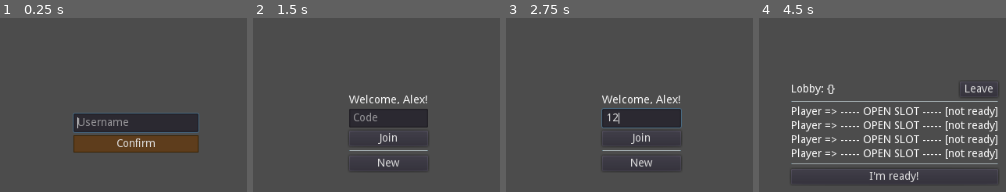
Above: before the commit, frames 1-4 (left to right).
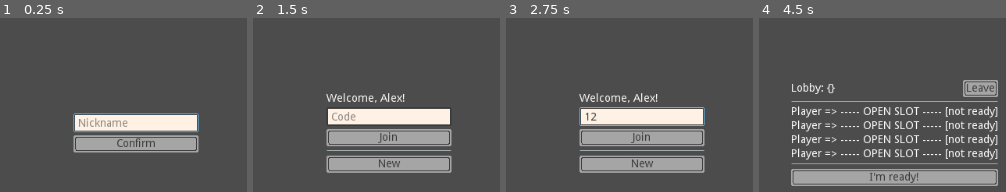
Above: after the commit, the same moments.

Repository: brunopagno/cards_in_rust
Game: Godot game, scene res://Start/Start.tscn
Same seed, same stepped clock (60 frames per second), same inputs: the game is played once before the commit and once after it.
Inputs (mouse positions are in pixels of both pictures, inside the frame that each line leads up to):
- Up to frame 1 (0.25 s): no input
- Up to frame 2 (1.5 s): click (388, 122) at 0.52 s; type "Alex" at 0.6 s; click "Confirm" at 1.25 s
- Up to frame 3 (2.75 s): click (641, 118) at 2.02 s; type "12" at 2.1 s
- Up to frame 4 (4.5 s): click "Join" at 2.75 s; click "Leave" at 3.5 s; click "New" at 4.25 s

The runs differ from the first frame. In frame 1, 11% of the frame differs, in the area x 29-81%, y 54-78%; in frame 2, 16%; in frame 3, 17%, in the area x 29-81%, y 43-90%; in frame 4, 9.7%.

Commit message:
themes + UI + stuff

Diff:
--- a/appclient/Lobby/Lobby.tscn
+++ b/appclient/Lobby/Lobby.tscn
@@ -1,6 +1,7 @@
-[gd_scene load_steps=2 format=2]
+[gd_scene load_steps=3 format=2]
 
 [ext_resource path="res://Lobby/Lobby.gd" type="Script" id=1]
+[ext_resource path="res://cards_theme.tres" type="Theme" id=2]
 
 [node name="Lobby" type="CenterContainer"]
 anchor_right = 1.0
@@ -9,40 +10,41 @@
 margin_top = 12.0
 margin_right = -12.0
 margin_bottom = -12.0
+theme = ExtResource( 2 )
 script = ExtResource( 1 )
 
 [node name="VBoxContainer" type="VBoxContainer" parent="."]
 margin_left = 367.0
-margin_top = 222.0
+margin_top = 220.0
 margin_right = 632.0
-margin_bottom = 354.0
+margin_bottom = 356.0
 
 [node name="TopVBox" type="HBoxContainer" parent="VBoxContainer"]
 margin_right = 265.0
-margin_bottom = 20.0
+margin_bottom = 22.0
 
 [node name="LobbyLabel" type="Label" parent="VBoxContainer/TopVBox"]
-margin_top = 3.0
-margin_right = 212.0
-margin_bottom = 17.0
+margin_top = 4.0
+margin_right = 216.0
+margin_bottom = 18.0
 size_flags_horizontal = 3
 text = "Lobby: {}"
 
 [node name="Leave" type="Button" parent="VBoxContainer/TopVBox"]
-margin_left = 216.0
+margin_left = 220.0
 margin_right = 265.0
-margin_bottom = 20.0
+margin_bottom = 22.0
 text = "Leave"
 
 [node name="HSeparator" type="HSeparator" parent="VBoxContainer"]
-margin_top = 24.0
+margin_top = 26.0
 margin_right = 265.0
-margin_bottom = 28.0
+margin_bottom = 30.0
 
 [node name="HBoxContainer" type="HBoxContainer" parent="VBoxContainer"]
-margin_top = 32.0
+margin_top = 34.0
 margin_right = 265.0
-margin_bottom = 46.0
+margin_bottom = 48.0
 
 [node name="PlayerSlot" type="Label" parent="VBoxContainer/HBoxContainer"]
 margin_right = 193.0
@@ -56,9 +58,9 @@
 text = "[not ready]"
 
 [node name="HBoxContainer2" type="HBoxContainer" parent="VBoxContainer"]
-margin_top = 50.0
+margin_top = 52.0
 margin_right = 265.0
-margin_bottom = 64.0
+margin_bottom = 66.0
 
 [node name="PlayerSlot" type="Label" parent="VBoxContainer/HBoxContainer2"]
 margin_right = 193.0
@@ -72,9 +74,9 @@
 text = "[not ready]"
 
 [node name="HBoxContainer3" type="HBoxContainer" parent="VBoxContainer"]
-margin_top = 68.0
+margin_top = 70.0
 margin_right = 265.0
-margin_bottom = 82.0
+margin_bottom = 84.0
 
 [node name="PlayerSlot" type="Label" parent="VBoxContainer/HBoxContainer3"]
 margin_right = 193.0
@@ -88,9 +90,9 @@
 text = "[not ready]"
 
 [node name="HBoxContainer4" type="HBoxContainer" parent="VBoxContainer"]
-margin_top = 86.0
+margin_top = 88.0
 margin_right = 265.0
-margin_bottom = 100.0
+margin_bottom = 102.0
 
 [node name="PlayerSlot" type="Label" parent="VBoxContainer/HBoxContainer4"]
 margin_right = 193.0
@@ -104,14 +106,14 @@
 text = "[not ready]"
 
 [node name="HSeparator2" type="HSeparator" parent="VBoxContainer"]
-margin_top = 104.0
+margin_top = 106.0
 margin_right = 265.0
-margin_bottom = 108.0
+margin_bottom = 110.0
 
 [node name="ReadyCheck" type="Button" parent="VBoxContainer"]
-margin_top = 112.0
+margin_top = 114.0
 margin_right = 265.0
-margin_bottom = 132.0
+margin_bottom = 136.0
 text = "I'm ready!"
 
 [connection signal="pressed" from="VBoxContainer/TopVBox/Leave" to="." method="_on_Leave_pressed"]
--- a/appclient/MainMenu/MainMenu.tscn
+++ b/appclient/MainMenu/MainMenu.tscn
@@ -1,44 +1,47 @@
-[gd_scene load_steps=2 format=2]
+[gd_scene load_steps=3 format=2]
 
 [ext_resource path="res://MainMenu/MainMenu.gd" type="Script" id=1]
+[ext_resource path="res://cards_theme.tres" type="Theme" id=2]
 
 [node name="MainMenu" type="CenterContainer"]
 anchor_right = 1.0
 anchor_bottom = 1.0
+theme = ExtResource( 2 )
 script = ExtResource( 1 )
 
 [node name="VBoxContainer" type="VBoxContainer" parent="."]
-margin_left = 470.0
-margin_top = 251.0
-margin_right = 553.0
-margin_bottom = 349.0
+margin_left = 432.0
+margin_top = 249.0
+margin_right = 592.0
+margin_bottom = 351.0
+rect_min_size = Vector2( 160, 0 )
 
 [node name="Label" type="Label" parent="VBoxContainer"]
-margin_right = 83.0
+margin_right = 160.0
 margin_bottom = 14.0
 text = "Welcome, {}!"
 
 [node name="LineEdit" type="LineEdit" parent="VBoxContainer"]
 margin_top = 18.0
-margin_right = 83.0
+margin_right = 160.0
 margin_bottom = 42.0
 placeholder_text = "Code"
 
 [node name="Join" type="Button" parent="VBoxContainer"]
 margin_top = 46.0
-margin_right = 83.0
-margin_bottom = 66.0
+margin_right = 160.0
+margin_bottom = 68.0
 text = "Join"
 
 [node name="HSeparator" type="HSeparator" parent="VBoxContainer"]
-margin_top = 70.0
-margin_right = 83.0
-margin_bottom = 74.0
+margin_top = 72.0
+margin_right = 160.0
+margin_bottom = 76.0
 
 [node name="New" type="Button" parent="VBoxContainer"]
-margin_top = 78.0
-margin_right = 83.0
-margin_bottom = 98.0
+margin_top = 80.0
+margin_right = 160.0
+margin_bottom = 102.0
 text = "New"
 
 [connection signal="pressed" from="VBoxContainer/Join" to="." method="_on_Join_pressed"]
--- a/appclient/Start/Start.gd
+++ b/appclient/Start/Start.gd
@@ -9,3 +9,5 @@
 		GameState.player_name = name_input.text
 		print("the game state was set to => ", GameState.player_name)
 		get_tree().change_scene("res://MainMenu/MainMenu.tscn")
+	else:
+		$CenterContainer/HBoxContainer/LineEdit/ErrorLabel.visible = true
--- a/appclient/Start/Start.tscn
+++ b/appclient/Start/Start.tscn
@@ -6,6 +6,8 @@
 [node name="Start" type="Control"]
 anchor_right = 1.0
 anchor_bottom = 1.0
+rect_pivot_offset = Vector2( -373, 428 )
+theme = ExtResource( 2 )
 script = ExtResource( 1 )
 
 [node name="CenterContainer" type="CenterContainer" parent="."]
@@ -17,20 +19,28 @@
 margin_top = 275.0
 margin_right = 592.0
 margin_bottom = 325.0
+rect_min_size = Vector2( 160, 0 )
 
 [node name="LineEdit" type="LineEdit" parent="CenterContainer/HBoxContainer"]
 margin_right = 160.0
 margin_bottom = 24.0
-rect_min_size = Vector2( 160, 0 )
-placeholder_text = "Username"
+placeholder_text = "Nickname"
 caret_blink = true
 caret_blink_speed = 0.5
+
+[node name="ErrorLabel" type="Label" parent="CenterContainer/HBoxContainer/LineEdit"]
+visible = false
+margin_left = 167.0
+margin_top = 5.0
+margin_right = 207.0
+margin_bottom = 19.0
+custom_colors/font_color = Color( 0.917647, 0.537255, 0.537255, 1 )
+text = "please add a non empty name before continuing"
 
 [node name="Button" type="Button" parent="CenterContainer/HBoxContainer"]
 margin_top = 28.0
 margin_right = 160.0
 margin_bottom = 50.0
-theme = ExtResource( 2 )
 text = "Confirm"
 
 [connection signal="pressed" from="CenterContainer/HBoxContainer/Button" to="." method="_on_Confirm_pressed"]
--- a/appclient/cards_theme.tres
+++ b/appclient/cards_theme.tres
@@ -1,25 +1,67 @@
-[gd_resource type="Theme" load_steps=3 format=2]
+[gd_resource type="Theme" load_steps=8 format=2]
 
 [ext_resource path="res://textures.png" type="Texture" id=1]
 
-[sub_resource type="StyleBoxTexture" id=2]
+[sub_resource type="StyleBoxTexture" id=5]
 texture = ExtResource( 1 )
-region_rect = Rect2( 0, 0, 64, 64 )
+region_rect = Rect2( 36, 0, 12, 12 )
 margin_left = 4.0
 margin_right = 4.0
 margin_top = 4.0
 margin_bottom = 4.0
 
+[sub_resource type="StyleBoxTexture" id=3]
+texture = ExtResource( 1 )
+region_rect = Rect2( 12, 0, 12, 12 )
+margin_left = 4.0
+margin_right = 4.0
+margin_top = 4.0
+margin_bottom = 4.0
+
+[sub_resource type="StyleBoxTexture" id=2]
+texture = ExtResource( 1 )
+region_rect = Rect2( 0, 0, 12, 12 )
+margin_left = 4.0
+margin_right = 4.0
+margin_top = 4.0
+margin_bottom = 4.0
+
+[sub_resource type="StyleBoxTexture" id=4]
+texture = ExtResource( 1 )
+region_rect = Rect2( 24, 0, 12, 12 )
+margin_left = 4.0
+margin_right = 4.0
+margin_top = 4.0
+margin_bottom = 4.0
+
+[sub_resource type="StyleBoxTexture" id=6]
+texture = ExtResource( 1 )
+region_rect = Rect2( 36, 0, 12, 12 )
+margin_left = 4.0
+margin_right = 4.0
+margin_top = 4.0
+margin_bottom = 4.0
+
+[sub_resource type="StyleBoxTexture" id=7]
+texture = ExtResource( 1 )
+region_rect = Rect2( 48, 0, 12, 12 )
+margin_left = 6.0
+margin_right = 4.0
+margin_top = 6.0
+margin_bottom = 4.0
+
 [resource]
-Button/colors/font_color = Color( 0.88, 0.88, 0.88, 1 )
-Button/colors/font_color_disabled = Color( 0.9, 0.9, 0.9, 0.2 )
-Button/colors/font_color_focus = Color( 0.94, 0.94, 0.94, 1 )
-Button/colors/font_color_hover = Color( 0.94, 0.94, 0.94, 1 )
+Button/colors/font_color = Color( 0.227451, 0.227451, 0.227451, 1 )
+Button/colors/font_color_disabled = Color( 1, 1, 1, 0.352941 )
+Button/colors/font_color_focus = Color( 0.227451, 0.227451, 0.227451, 1 )
+Button/colors/font_color_hover = Color( 0.227451, 0.227451, 0.227451, 1 )
 Button/colors/font_color_pressed = Color( 1, 1, 1, 1 )
 Button/constants/hseparation = 4
 Button/fonts/font = null
-Button/styles/disabled = null
-Button/styles/focus = null
-Button/styles/hover = null
+Button/styles/focus = SubResource( 5 )
+Button/styles/hover = SubResource( 3 )
 Button/styles/normal = SubResource( 2 )
-Button/styles/pressed = null
+Button/styles/pressed = SubResource( 4 )
+LineEdit/colors/font_color = Color( 0.227451, 0.227451, 0.227451, 1 )
+LineEdit/styles/focus = SubResource( 6 )
+LineEdit/styles/normal = SubResource( 7 )
--- a/appclient/project.godot
+++ b/appclient/project.godot
@@ -18,6 +18,10 @@
 
 GameState="*res://Common/GameState.gd"
 
+[global]
+
+theme=false
+
 [physics]
 
 common/enable_pause_aware_picking=true
Binary file removed: appclient/textures.gif
Binary file changed: appclient/textures.png
Not shown, changed: appclient/textures.kra
